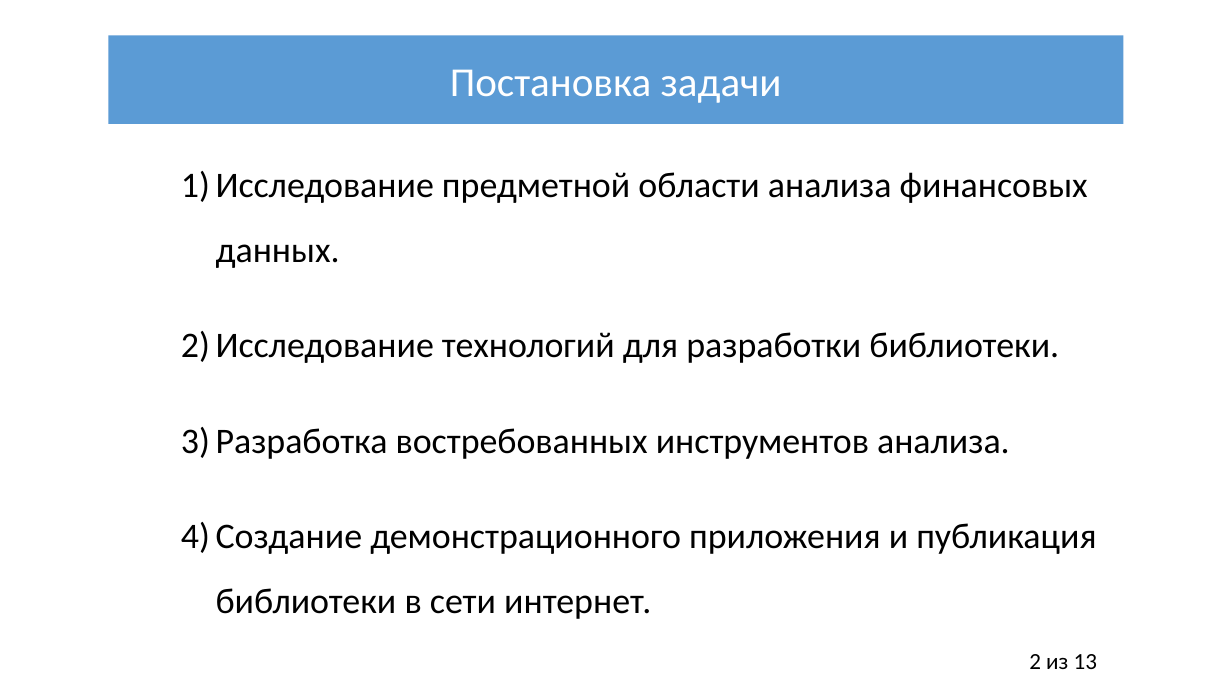
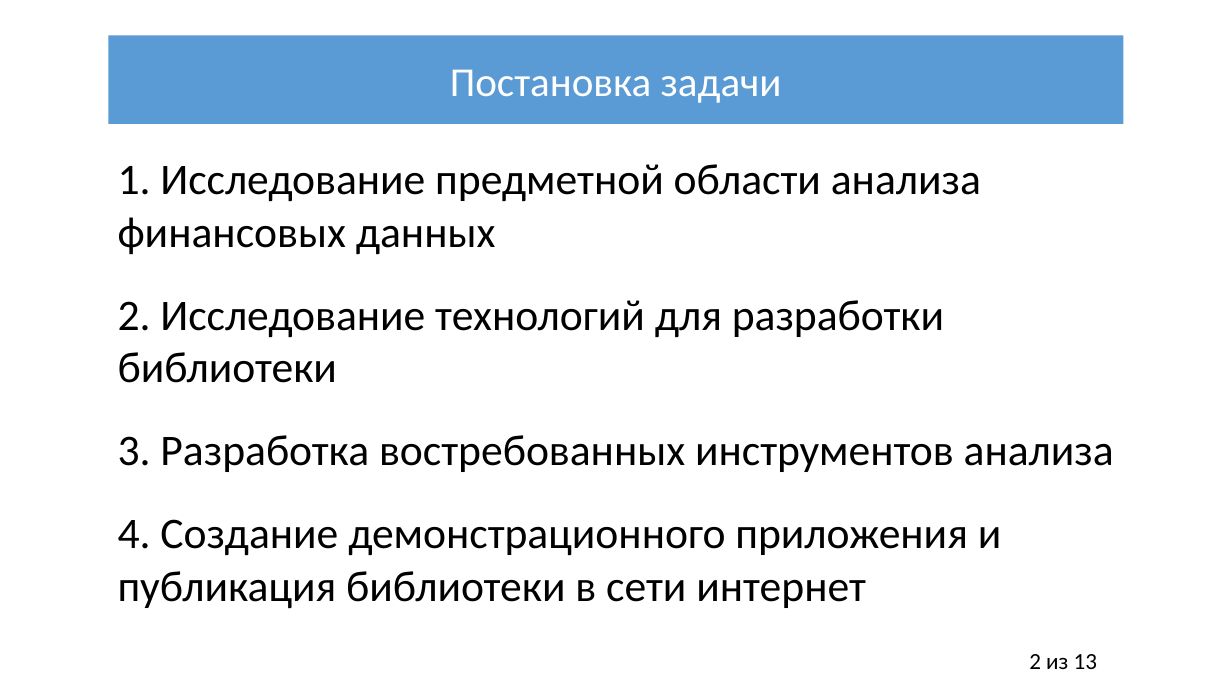
Before and after one commit to IliiaDenisov/masters-thesis, a slide deck: slide 2 of Презентация диплома.pptx. Drawn at 1232x693 pixels with LibreOffice and Linux fonts; fonts in the diff are those of the drawing. Boxes give left, top, right and bottom in pixels: in the first picture for what was removed or moved away, otherwise in the second. Text is boxed around its words. In the diff, an @@ line names an element or a change of style, - is before the commit and + after.

```diff
--- a/Презентация диплома.pptx
+++ b/Презентация диплома.pptx
@@ text at (118,164,1114,608): text changed; size 28 to 34 pt @@
-1) Исследование предметной области анализа финансовых данных.
-2) Исследование технологий для разработки библиотеки.
-3) Разработка востребованных инструментов анализа.
-4) Создание демонстрационного приложения и публикация библиотеки в сети интернет.
+1. Исследование предметной области анализа финансовых данных
+2. Исследование технологий для разработки библиотеки
+3. Разработка востребованных инструментов анализа
+4. Создание демонстрационного приложения и публикация библиотеки в сети интернет
```
Also in this commit, not shown: 5 slides added, 11 slides removed.
